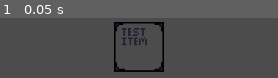
Above: before the commit, frame 1.
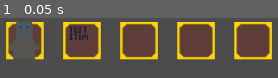
Above: after the commit, the same moment.

Repository: Scriptyure/Team-1528_WaterGame
Game: Godot game, scene res://Scenes/World.tscn
Two runs of this game, one before a commit and one after it. Both use one fixed random seed, a clock stepped at 60 frames per second and the inputs below.
Inputs:
- Up to frame 1 (0.05 s): no input

The runs differ from the first frame. In frame 1, 19% of the frame differs, in the area x 2-98%, y 6-90%.

Commit message:
Minor adjustments to scaling, Sebastions robot added as a debug item

Diff:
--- /dev/null
+++ b/Items/ItemClass/Item-RoboLol.gd
@@ -0,0 +1,23 @@
+extends "res://Scripts/Inventory/Item.gd"
+
+
+# Declare member variables here. Examples:
+# var a = 2
+# var b = "text"
+
+
+
+func _init():
+	._init()
+	itemPic = preload("res://Assets/Image/Item-RoboLol.png")
+	itemName = "Robot"
+	itemSprite.texture = itemPic
+
+# Called when the node enters the scene tree for the first time.
+func _ready():
+	pass # Replace with function body.
+
+
+# Called every frame. 'delta' is the elapsed time since the previous frame.
+#func _process(delta):
+#	pass
--- a/Scripts/Inventory/InventoryController.gd
+++ b/Scripts/Inventory/InventoryController.gd
@@ -4,21 +4,21 @@
 var Item = ResourceLoader.load("res://Scripts/Inventory/Item.gd")
 
 var selectedItem = 0
-var itemslotPic = preload("res://Assets/Image/Inv-slot.png")
+var itemslotPic = preload("res://Assets/Image/item_slot.png")
 
-var scaleSpriteAmount = 2
+var scaleSpriteAmount = 1.5
 var camera
 var inventoryMidLocation = Vector2(OS.get_real_window_size().x/2, 0)
 
 # SlotPadding [Horizontal, Vertical]
-var slotPadding = [50, 5];
+var slotPadding = [25, 5];
 
 var amountOfSlots
 var slots = []
 var itemsHeld = []
 
 
-func _init(slotsCount=1, startingItems=[]):
+func _init(slotsCount=5, startingItems=[]):
 	amountOfSlots = slotsCount
 	itemsHeld = startingItems
 	inventoryMidLocation.y = inventoryMidLocation.y + itemslotPic.get_height()/2
@@ -33,6 +33,7 @@
 		slots[i].position = inventoryMidLocation + (Vector2((itemslotPic.get_width()*scaleSpriteAmount)+slotPadding[0], 0))*i
 		slots[i].texture = itemslotPic
 		self.add_child(slots[i])
+	addItem(ResourceLoader.load("res://Items/ItemClass/Item-RoboLol.gd"))
 	addItem(debug)
 
 func _process(delta):
Not shown, removed: .mono/metadata/ide_messaging_meta.txt
Binary file added: Assets/Image/Item-RoboLol.png
Not shown, added: Assets/Image/Item-RoboLol.png.import
Binary file added: Assets/Image/item_slot.png
Not shown, added: Assets/Image/item_slot.png.import
Binary file added: Assets/Image/water_bullet.png
Not shown, added: Assets/Image/water_bullet.png.import
